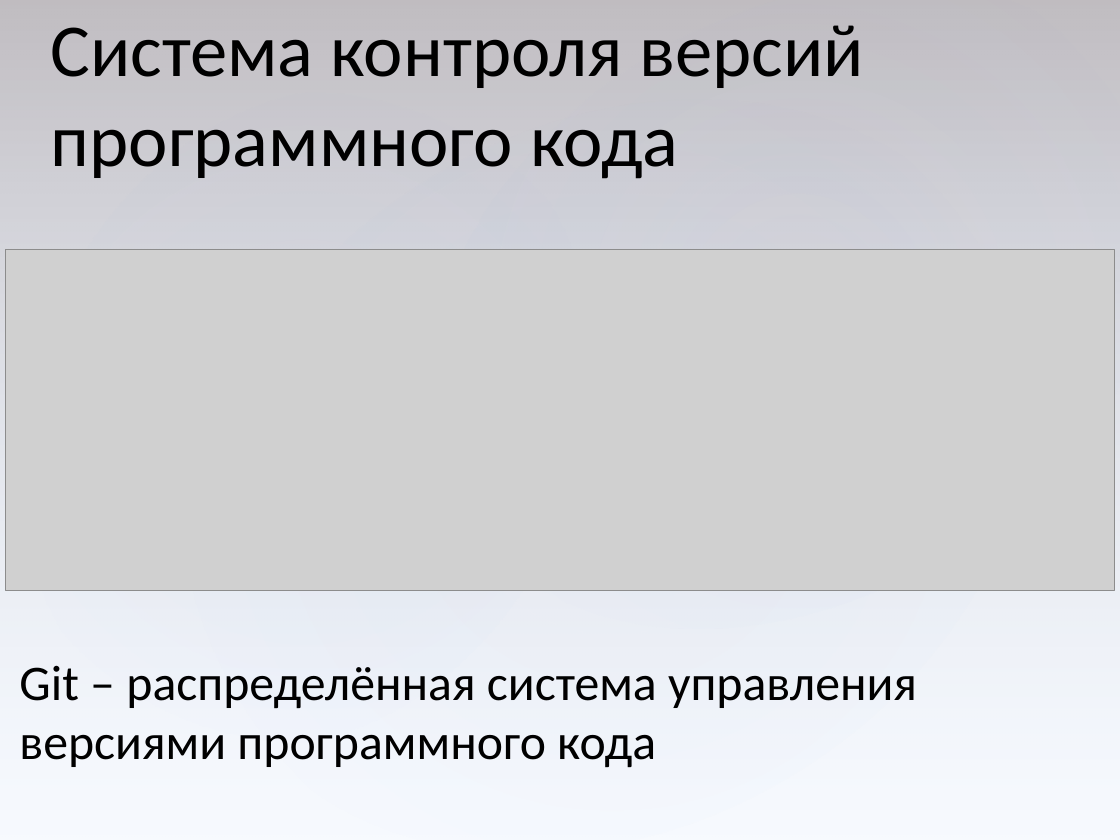
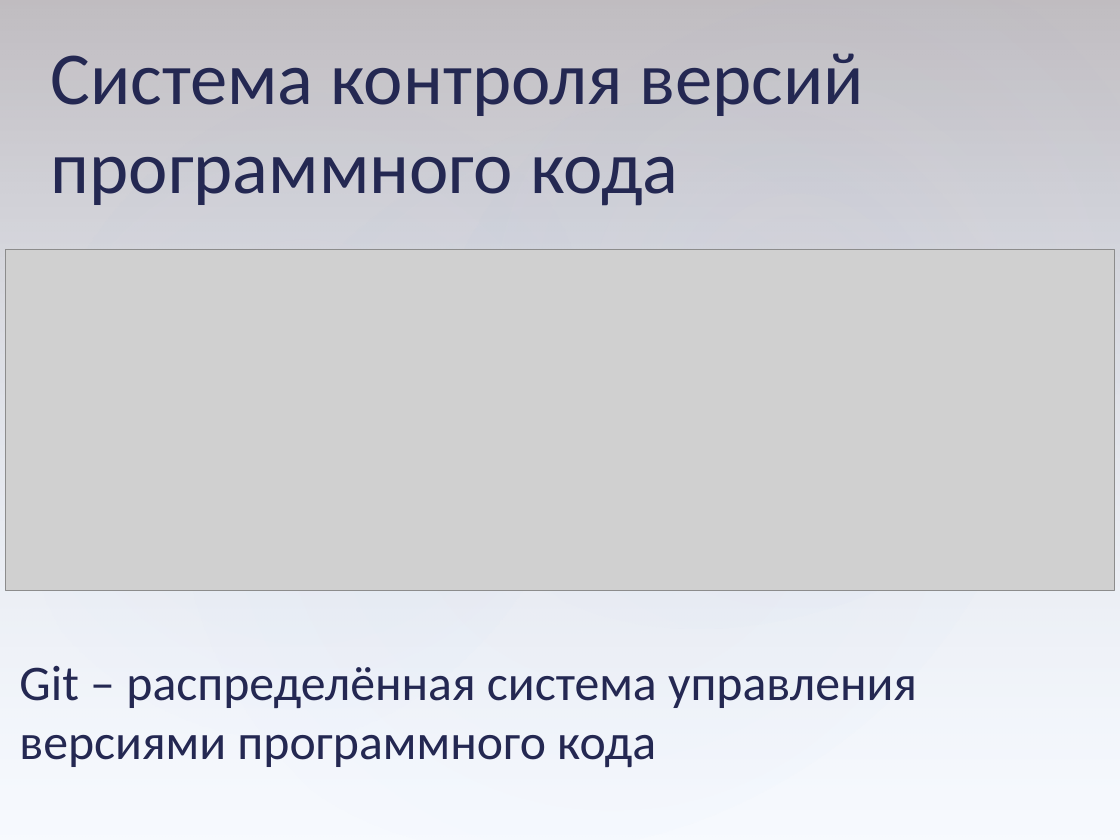
Before and after one commit to serpikovs/in40, a slide deck: slide 16 of !docs/common.pptx. Drawn at 1120x840 pixels with LibreOffice and Linux fonts; fonts in the diff are those of the drawing; grey boxes stand for pictures. Boxes give left, top, right and bottom in pixels: in the first picture for what was removed or moved away, otherwise in the second. Text is boxed around its words. In the diff, an @@ line names an element or a change of style, - is before the commit and + after.

```diff
--- a/!docs/common.pptx
+++ b/!docs/common.pptx
@@ text "Система контроля версий программного кода" at [51,53,864,206]: text colour #000000 to #242852 @@
@@ text "Система контроля версий программного кода": place and size @@
-text "Система контроля версий программного кода" at [51,25,864,179]
+text "Система контроля версий программного кода" at [51,53,864,206]
@@ text "Git – распределённая система управления ..." at [19,666,917,767]: text colour #000000 to #242852 @@
```
Also in this commit, not shown: 34 other slides changed.
